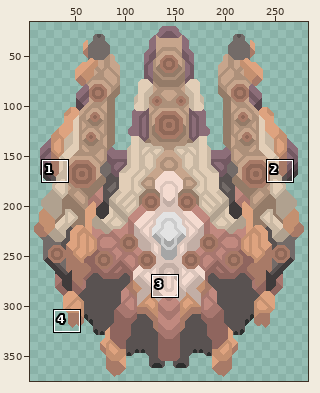
Two states of a sprite sheet, assets/sprites/units/onslaught.png. Above: a wide view before the commit, with the close-up outlined.
Close-up. Before the edit:
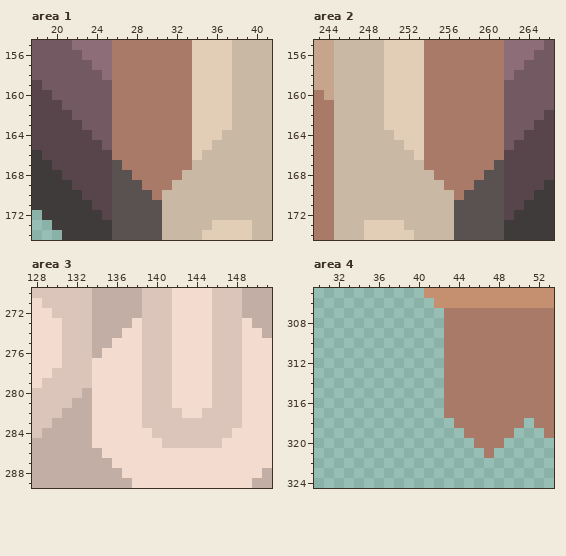
The file is 288x384 pixels. Colours within 5 levels of each other are drawn and written as one. Shown: area 1: x 18..41, y 155..174; area 2: x 243..266, y 155..174; area 3: x 128..151, y 270..289; area 4: x 30..53, y 305..324. The wide view leaves out empty margins. The commit also changed other parts of the picture, which this record leaves out.
After the commit:
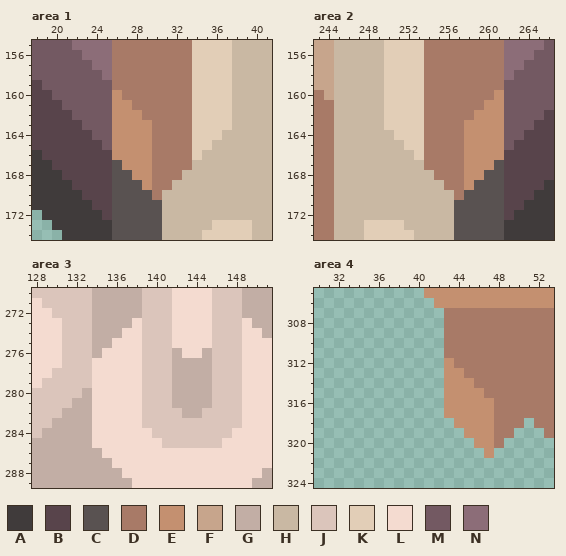
Palette (. is transparent): A #403b3b  B #58444b  C #595251  D #a87a67  E #c49070  F #c7a58c  G #c2aea5  H #c9b8a3  J #dbc5bb  K #e2ceb7  L #f4dbd0  M #735962  N #8c6d78
Changes in this commit:
Area 1:
Colour E replaces colour D in row 160 at x 26; in row 161 at x 26 to 27; in row 162 at x 26 to 28; in rows 163 to 166 at x 26 to 29; in row 167 at x 27 to 29; in row 168 at x 28 to 29.
Colour E replaces colour D in row 169 at x 29.
Area 2:
Colour E replaces colour D in row 160 at x 261; in row 161 at x 260 to 261; in row 162 at x 259 to 261; in rows 163 to 166 at x 258 to 261; in row 167 at x 258 to 260; in row 168 at x 258 to 259.
Colour E replaces colour D in row 169 at x 258.
Area 3:
Colour G replaces colour L in row 276 at x 142 and 145; in rows 277 to 281 at x 142 to 145; in row 282 at x 143 to 144.
Area 4:
Colour E replaces colour D in row 312 at x 43; in row 313 at x 43 to 44; in row 314 at x 43 to 45; in row 315 at x 43 to 46; in rows 316 to 317 at x 43 to 47; in row 318 at x 44 to 47.
Colour E replaces colour D in row 319 at x 45 to 47; in row 320 at x 46 to 47; in row 321 at x 47.
Where, in picture pixels (left, top, right, bottom), the same in both close-ups:
changed: (112, 90, 152, 190)
changed: (464, 90, 504, 190)
changed: (172, 348, 212, 418)
changed: (444, 358, 494, 458)
